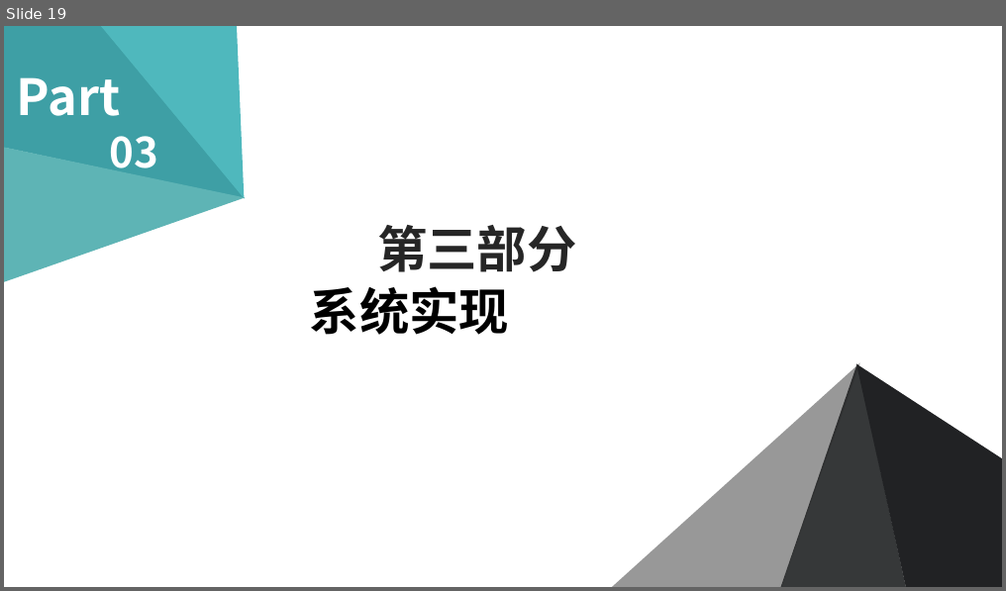
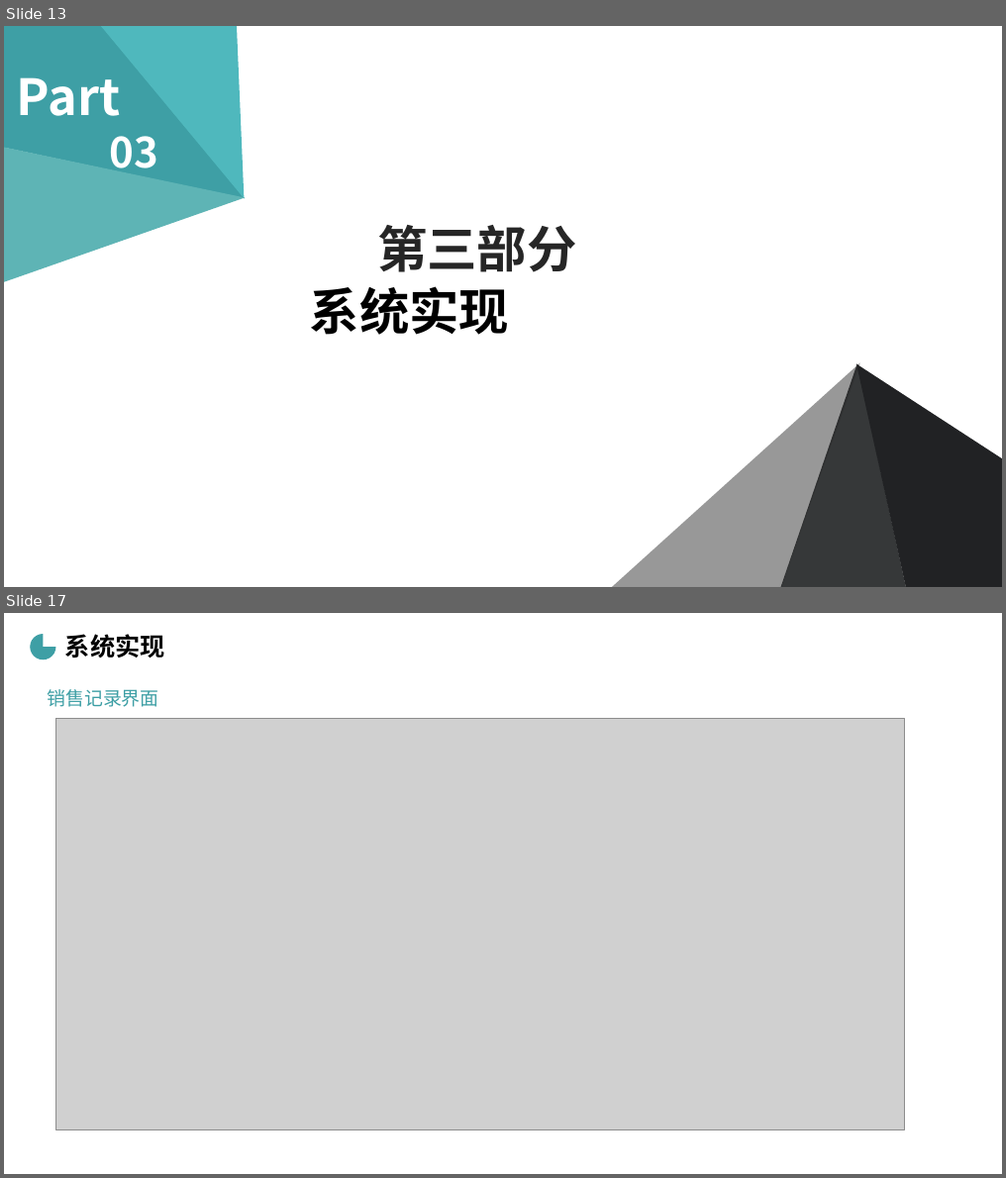
Before and after one commit to cckmit/typora-note, a slide deck: 毕业答辩.pptx. Shown one above the other, each under a label of ours: slide 19 before the commit, slides 13 and 17 after it; the slides between them are not shown. The pictures are 1006x591 and 1006x1178 pixels, drawn with LibreOffice and Linux fonts; fonts in the diff are those of the drawing; grey boxes stand for pictures; background and template pictures are left out. Boxes give left, top, right and bottom in pixels: in the first picture for what was removed or moved away, otherwise in the second. Text is boxed around its words. In the diff, an @@ line names an element or a change of style, - is before the commit and + after.

```diff
--- a/毕业答辩.pptx
+++ b/毕业答辩.pptx
@@ slide 17 added at [4,613,1002,1174], background picture (left out) @@
@@ pie slice (boxed as its full ellipse) added at [30,634,56,661], fill #3E9FA5 @@
@@ text added at [65,634,165,658], 24 pt, text #000000, bold @@
+系统实现
@@ text added at [47,689,158,707], 18 pt, text #3E9FA5 @@
+销售记录界面
@@ picture added at [55,719,904,1131] @@
@@ what was slide 19 is now slide 13 @@
```
Also in this commit, not shown: 8 slides changed, 4 other slides added, 7 slides removed.
